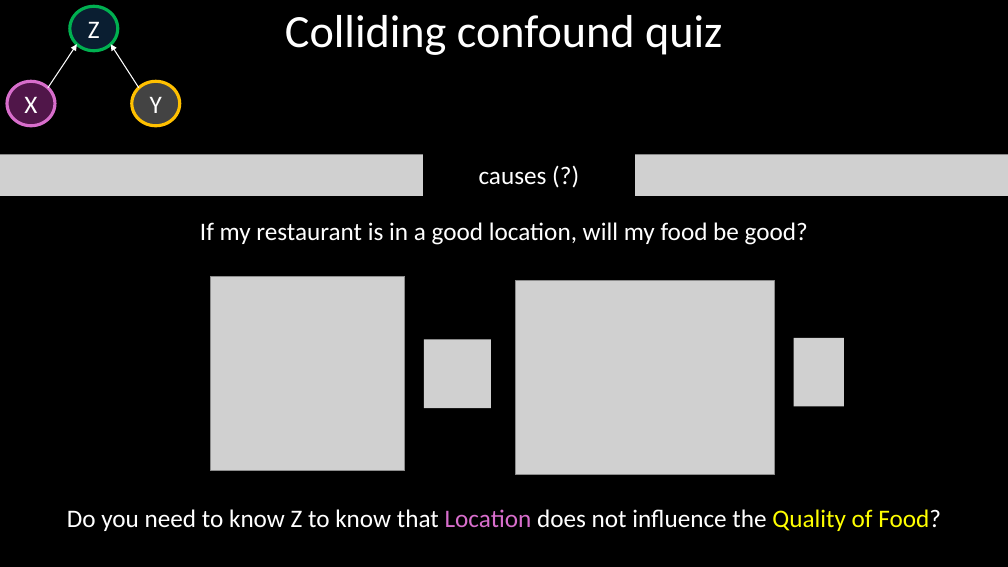
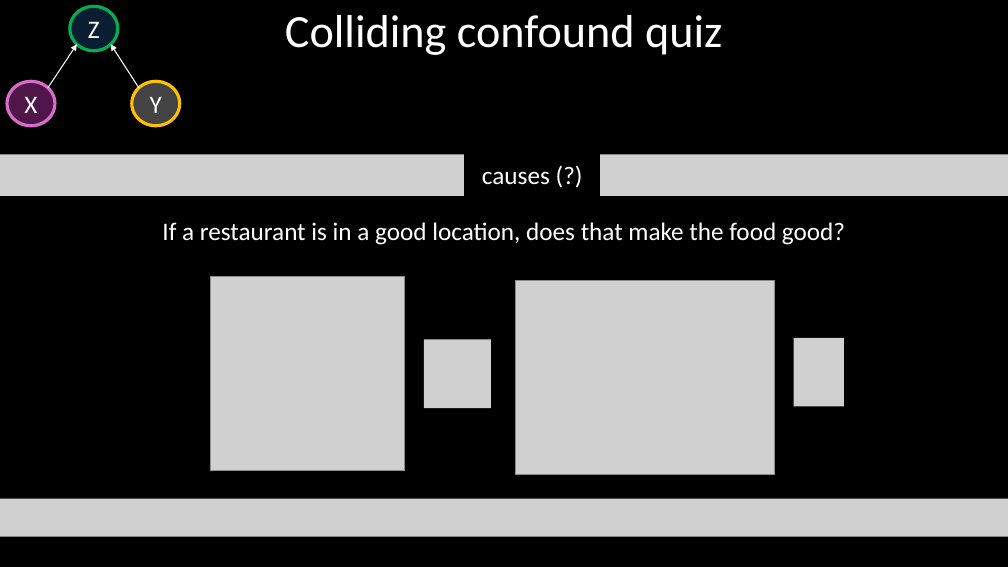
Before and after one commit to DeonRoos/stats-for-biologists, a slide deck: slide 22 of Lectures/Lecture 07.2 Confounding.pptx (slide 18 before the commit). Drawn at 1008x567 pixels with LibreOffice and Linux fonts; fonts in the diff are those of the drawing; grey boxes stand for pictures. Boxes give left, top, right and bottom in pixels: in the first picture for what was removed or moved away, otherwise in the second. Text is boxed around its words. In the diff, an @@ line names an element or a change of style, - is before the commit and + after.

```diff
--- a/Lectures/Lecture 07.2 Confounding.pptx
+++ b/Lectures/Lecture 07.2 Confounding.pptx
@@ rectangle "causes (?)": place and size @@
-rectangle "causes (?)" at bbox=[424, 153, 634, 197]
+rectangle "causes (?)" at bbox=[465, 153, 600, 197]
@@ text at bbox=[162, 222, 845, 245]: text changed @@
-If my restaurant is in a good location, will my food be good?
+If a restaurant is in a good location, does that make the food good?
@@ picture added at bbox=[0, 499, 1008, 537] @@
@@ text removed at bbox=[67, 509, 941, 531] @@
-Do you need to know Z to know that Location does not influence the Quality of Food?
```
Also in this commit, not shown: 11 other slides changed, 8 slides added, 7 slides removed, 10 other files.
